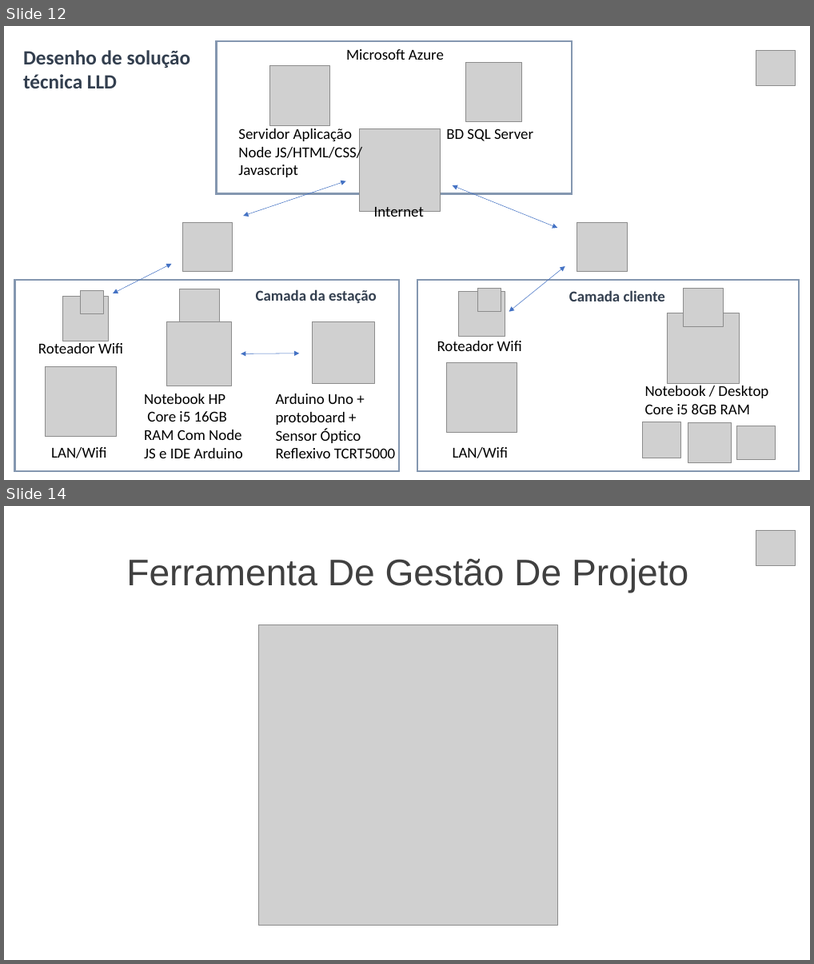
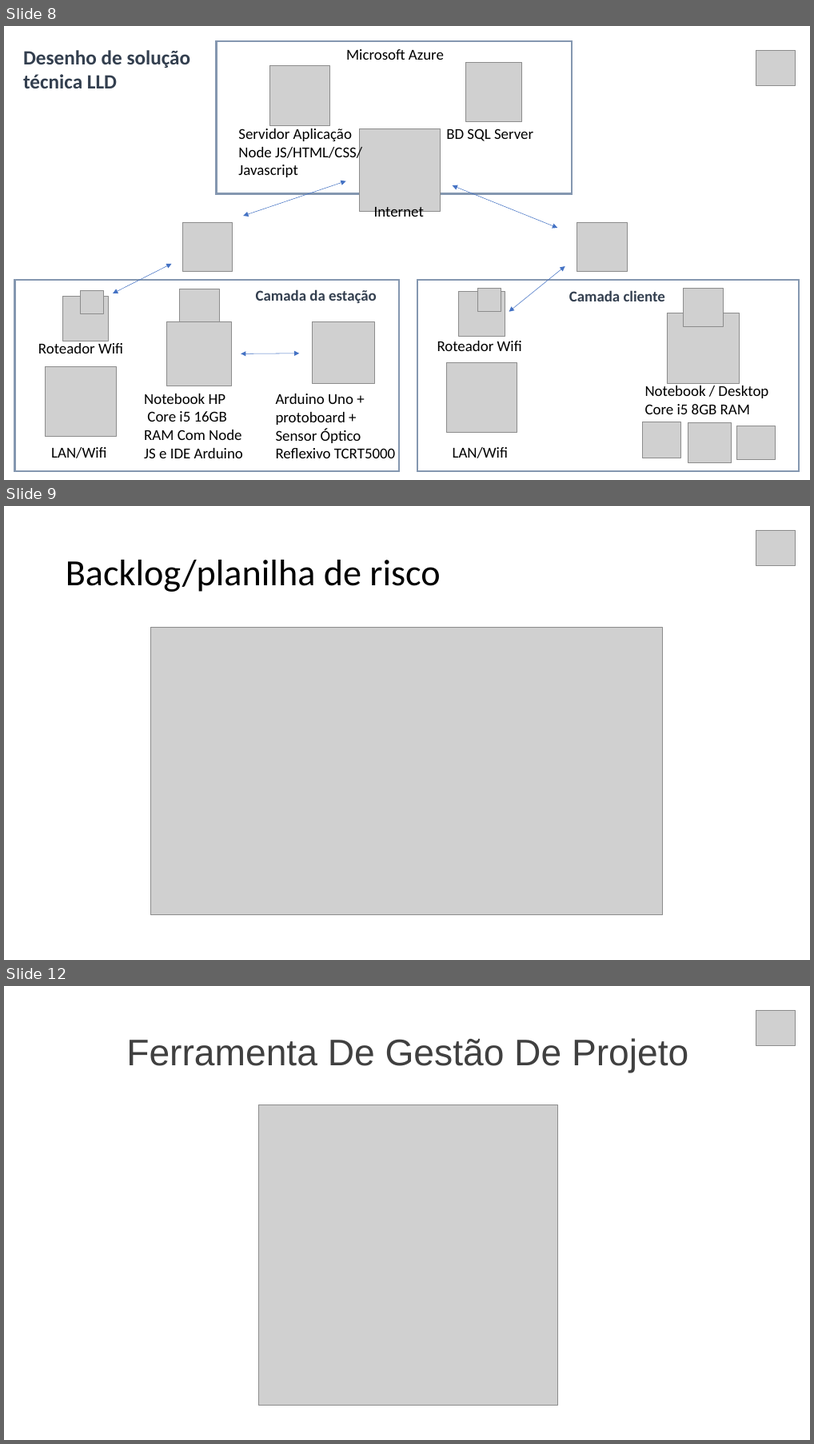
Before and after one commit to larissaSousa1998/segunda-sprint, a slide deck: Documentação/slide-synergy (2).pptx. Shown one above the other, each under a label of ours: slides 12 and 14 before the commit, slides 8, 9 and 12 after it; the slides between them are not shown. The pictures are 814x964 and 814x1444 pixels, drawn with LibreOffice and Linux fonts; fonts in the diff are those of the drawing; grey boxes stand for pictures. Boxes give left, top, right and bottom in pixels: in the first picture for what was removed or moved away, otherwise in the second. Text is boxed around its words. In the diff, an @@ line names an element or a change of style, - is before the commit and + after.

```diff
--- a/Documentação/slide-synergy (2).pptx
+++ b/Documentação/slide-synergy (2).pptx
@@ slide 9 added at [4, 506, 810, 960], background #FFFFFF @@
@@ picture added at [757, 530, 797, 566] @@
@@ title added at [66, 560, 440, 592], 44 pt, text #000000 @@
+Backlog/planilha de risco
@@ picture added at [151, 627, 662, 915] @@
@@ what was slide 12 is now slide 8 @@
@@ what was slide 14 is now slide 12 @@
```
Also in this commit, not shown: 2 slides changed, 5 other slides added, 3 slides removed, 1 other file.
